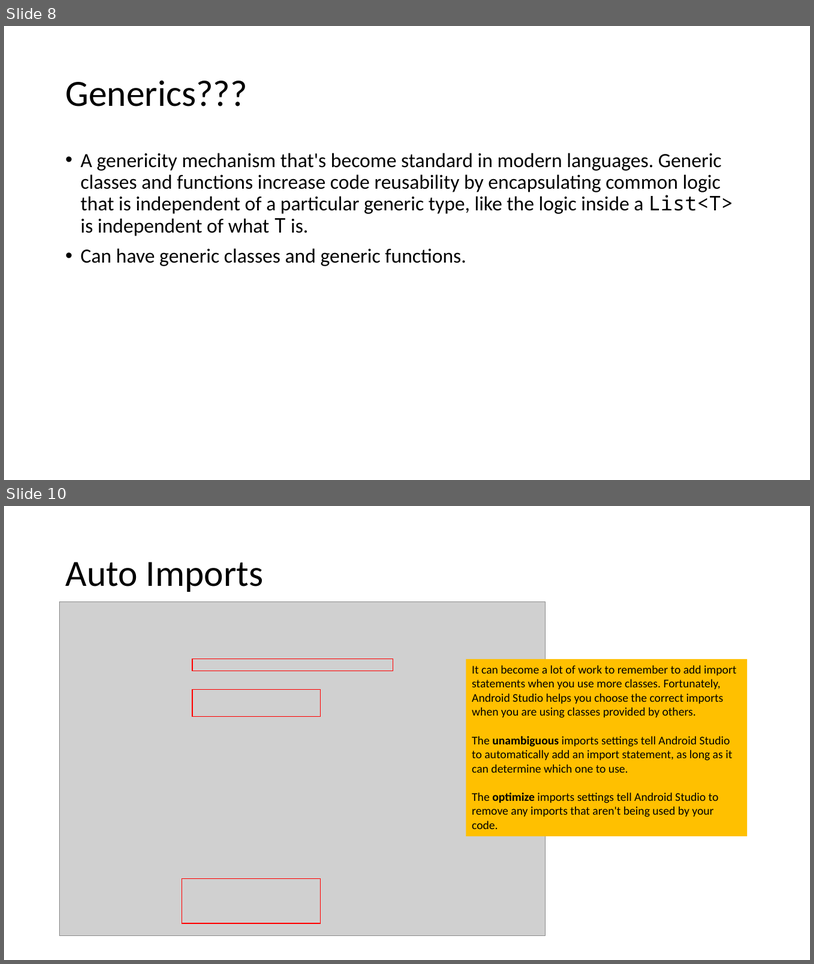
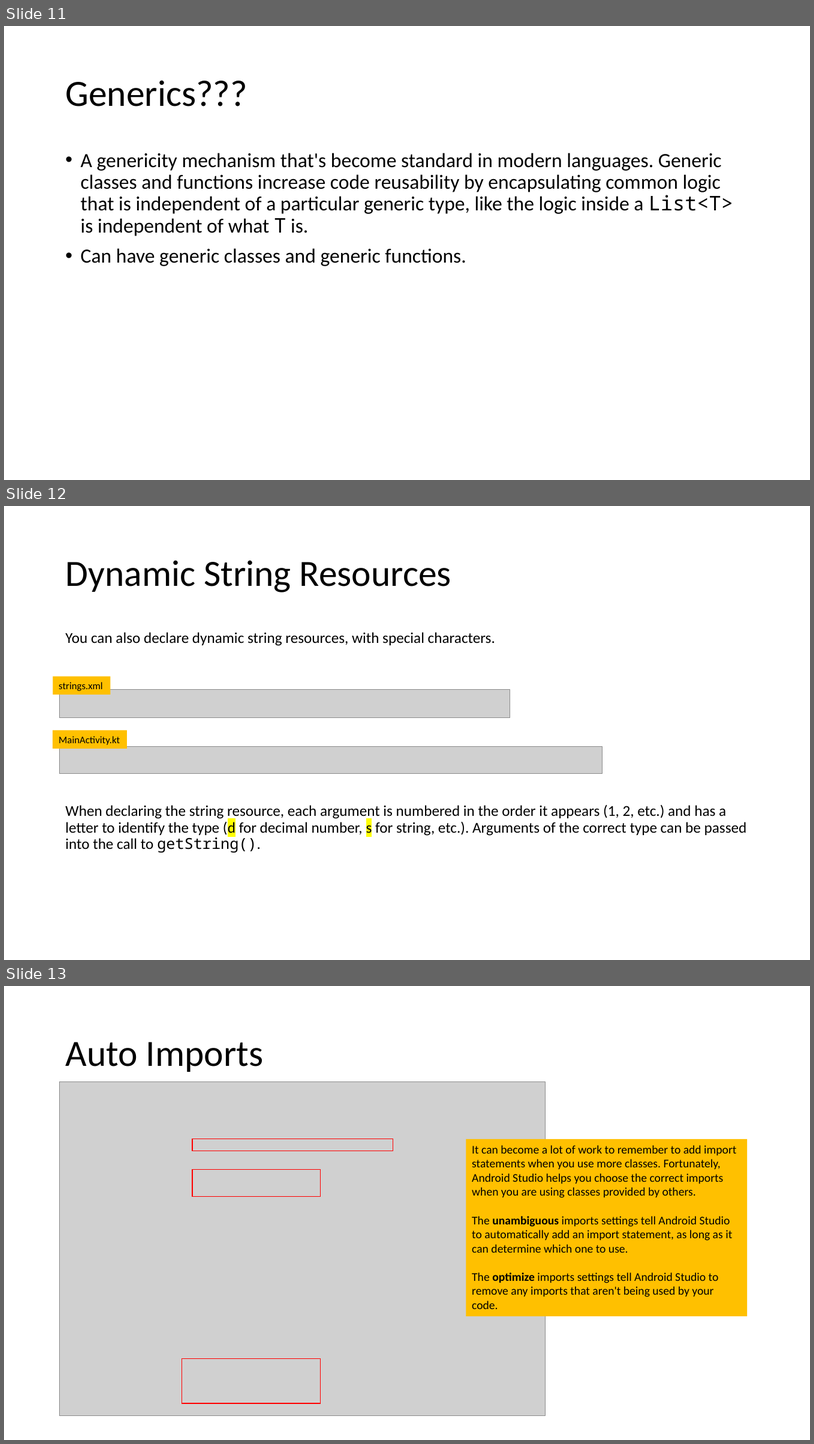
Before and after one commit to joellecorliss/Associate-Android-Developer, a slide deck: Android Basics in Kotlin.pptx. Shown one above the other, each under a label of ours: slides 8 and 10 before the commit, slides 11, 12 and 13 after it; the slides between them are not shown. The pictures are 814x964 and 814x1444 pixels, drawn with LibreOffice and Linux fonts; fonts in the diff are those of the drawing; grey boxes stand for pictures. Boxes give left, top, right and bottom in pixels: in the first picture for what was removed or moved away, otherwise in the second. Text is boxed around its words. In the diff, an @@ line names an element or a change of style, - is before the commit and + after.

```diff
--- a/Android Basics in Kotlin.pptx
+++ b/Android Basics in Kotlin.pptx
@@ slide 12 added at (x1=4, y1=506, x2=810, y2=960), background #FFFFFF @@
@@ title added at (x1=65, y1=560, x2=452, y2=592), 44 pt, text #000000 @@
+Dynamic String Resources
@@ text added at (x1=65, y1=632, x2=495, y2=646), 18 pt, text #000000 @@
+You can also declare dynamic string resources, with special characters.
@@ rectangle added at (x1=53, y1=676, x2=110, y2=694), fill #FFC000, 12 pt, text #000000 @@
+strings.xml
@@ picture added at (x1=60, y1=690, x2=511, y2=718) @@
@@ rectangle added at (x1=53, y1=730, x2=128, y2=748), fill #FFC000, 12 pt, text #000000 @@
+MainActivity.kt
@@ picture added at (x1=60, y1=746, x2=603, y2=774) @@
@@ text added at (x1=65, y1=804, x2=747, y2=852), 18 pt, text #000000 @@
+When declaring the string resource, each argument is numbered in the order it appears (1, 2, etc.) and has a letter to identify the type (d for decimal number, s for string, etc.). Arguments of the correct type can be passed into the call to getString().
@@ what was slide 8 is now slide 11 @@
@@ what was slide 10 is now slide 13 @@
```
Also in this commit, not shown: 4 slides changed, 4 other slides added.
